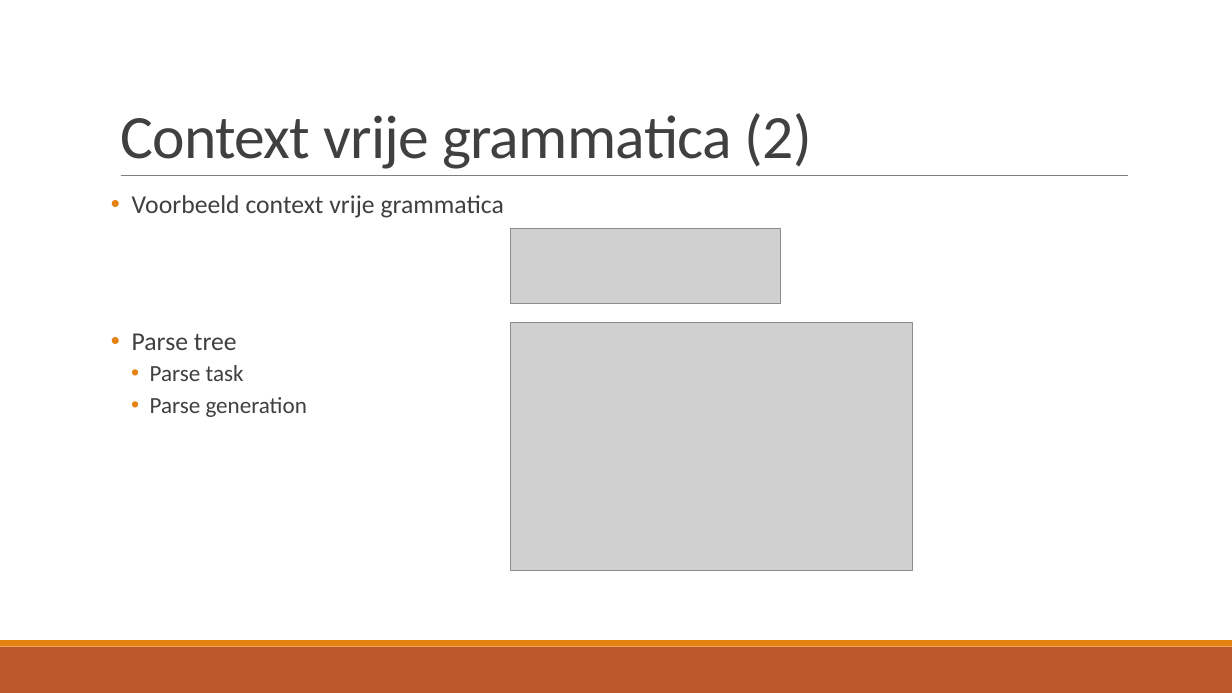
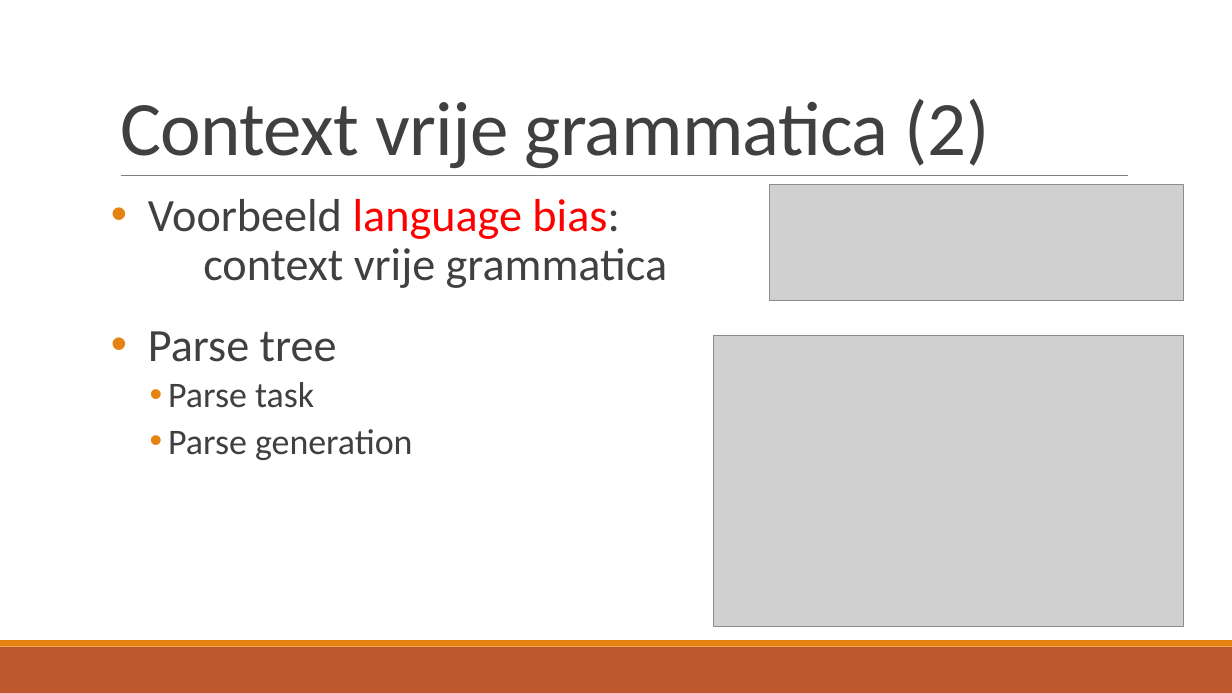
Before and after one commit to TomDeGroote/Bachelorproef, a slide deck: slide 21 of Opdracht 2/Literatuurstudie.pptx (slide 23 before the commit). Drawn at 1232x693 pixels with LibreOffice and Linux fonts; fonts in the diff are those of the drawing; grey boxes stand for pictures. Boxes give left, top, right and bottom in pixels: in the first picture for what was removed or moved away, otherwise in the second. Text is boxed around its words. In the diff, an @@ line names an element or a change of style, - is before the commit and + after.

```diff
--- a/Opdracht 2/Literatuurstudie.pptx
+++ b/Opdracht 2/Literatuurstudie.pptx
@@ title "Context vrije grammatica (2)" at (x1=120, y1=99, x2=989, y2=169): size 48 to 60 pt @@
@@ text at (x1=148, y1=199, x2=667, y2=288): text changed; size 20 to 36 pt @@
-• Voorbeeld context vrije grammatica
+• Voorbeeld language bias:
+  context vrije grammatica
@@ picture resized from (x1=511, y1=228, x2=782, y2=304) to (x1=770, y1=185, x2=1184, y2=300) @@
@@ text at (x1=148, y1=331, x2=413, y2=460): size 20 to 36 pt in "Parse tree"; size 18 to 28 pt in "Parse task", "Parse generation"; list level 2 to 3 in "Parse task"; list level 2 to 3 in "Parse generation" @@
@@ picture resized from (x1=511, y1=323, x2=912, y2=571) to (x1=714, y1=335, x2=1184, y2=627) @@
```
Also in this commit, not shown: 19 other slides changed, 4 slides added, 5 slides removed.
